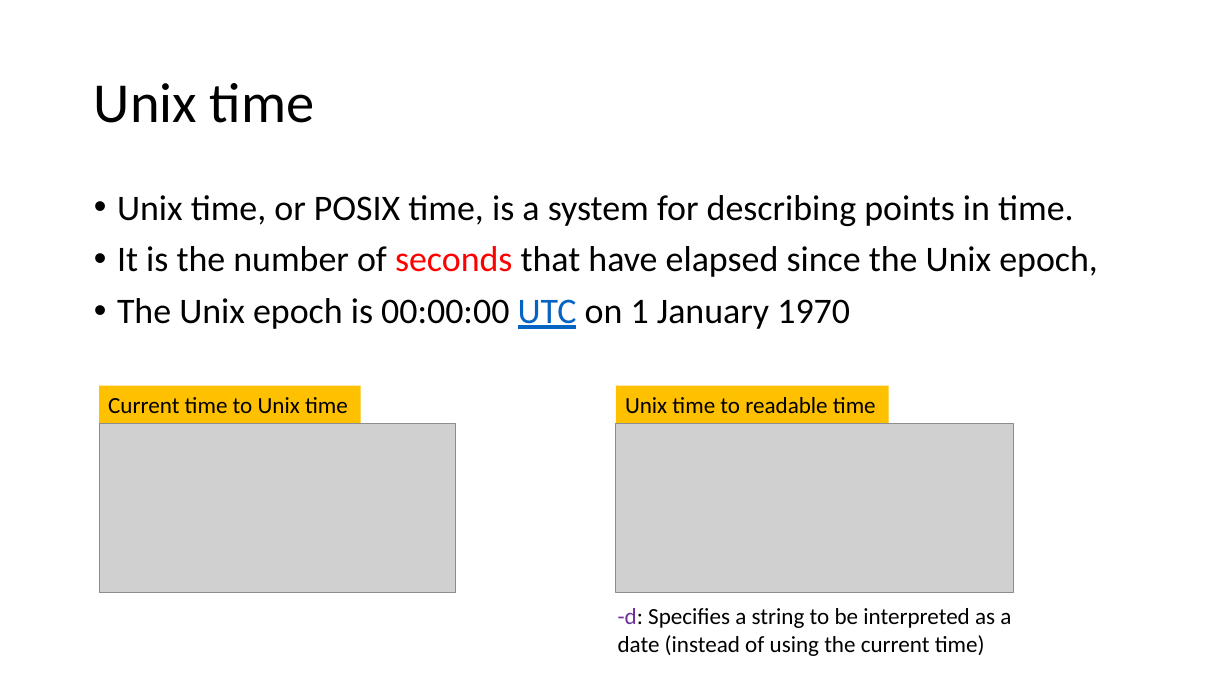
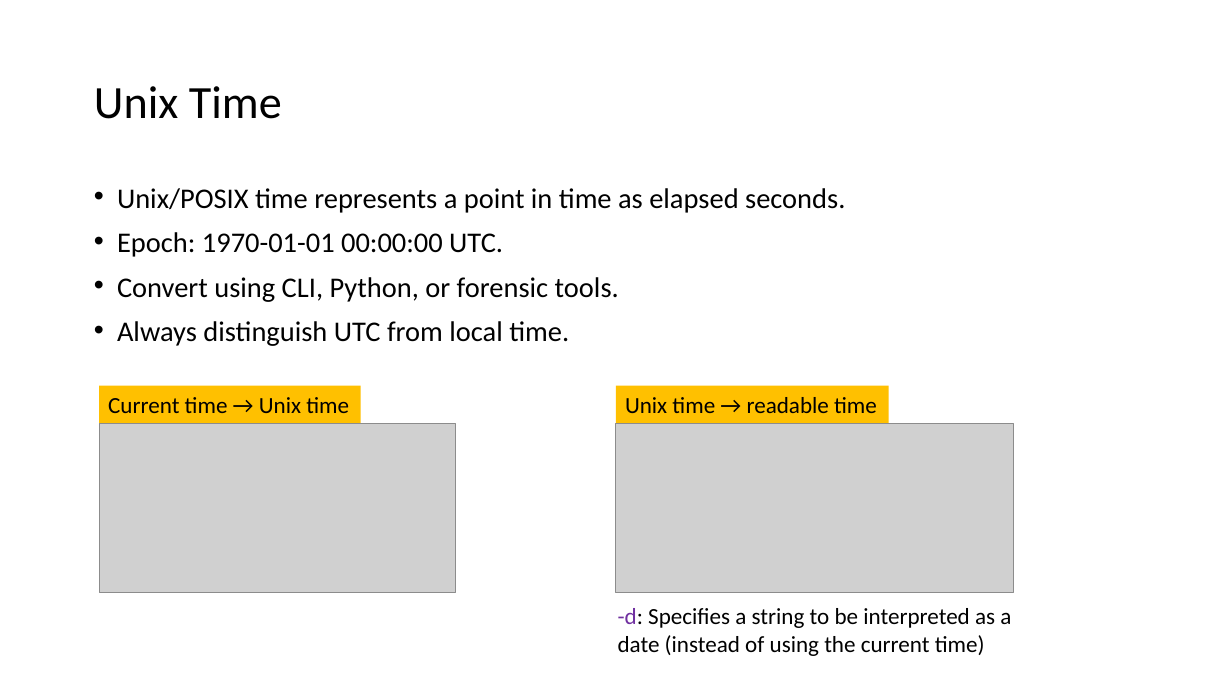
Before and after one commit to frankwxu/Digital-Forensics-Basic-Book, a slide deck: slide 27 of PPTs/Ch2_Number_Systems_for_Digital_Forensics.pptx. Drawn at 1232x693 pixels with LibreOffice and Linux fonts; fonts in the diff are those of the drawing; grey boxes stand for pictures; background and template pictures are left out. Boxes give left, top, right and bottom in pixels: in the first picture for what was removed or moved away, otherwise in the second. Text is boxed around its words. In the diff, an @@ line names an element or a change of style, - is before the commit and + after.

Commit message:
update Ch2 Number Systems for Digital Forensics presentation

```diff
--- a/PPTs/Ch2_Number_Systems_for_Digital_Forensics.pptx
+++ b/PPTs/Ch2_Number_Systems_for_Digital_Forensics.pptx
@@ title at <box>94,86,282,119</box>: text changed; size 44 to 36 pt @@
-Unix time
+Unix Time
@@ text at <box>117,188,845,346</box>: text changed; size 28 to 22.2 pt @@
-• Unix time, or POSIX time, is a system for describing points in time.
-• It is the number of seconds that have elapsed since the Unix epoch,
-• The Unix epoch is 00:00:00 UTC on 1 January 1970
+• Unix/POSIX time represents a point in time as elapsed seconds.
+• Epoch: 1970-01-01 00:00:00 UTC.
+• Convert using CLI, Python, or forensic tools.
+• Always distinguish UTC from local time.
@@ text in rectangle at <box>108,397,349,413</box>: text changed @@
-Current time to Unix time
+Current time → Unix time
@@ text in rectangle at <box>625,397,877,413</box>: text changed @@
-Unix time to readable time
+Unix time → readable time
```
Also in this commit, not shown: 35 other slides changed, 5 slides added, 4 slides removed.
